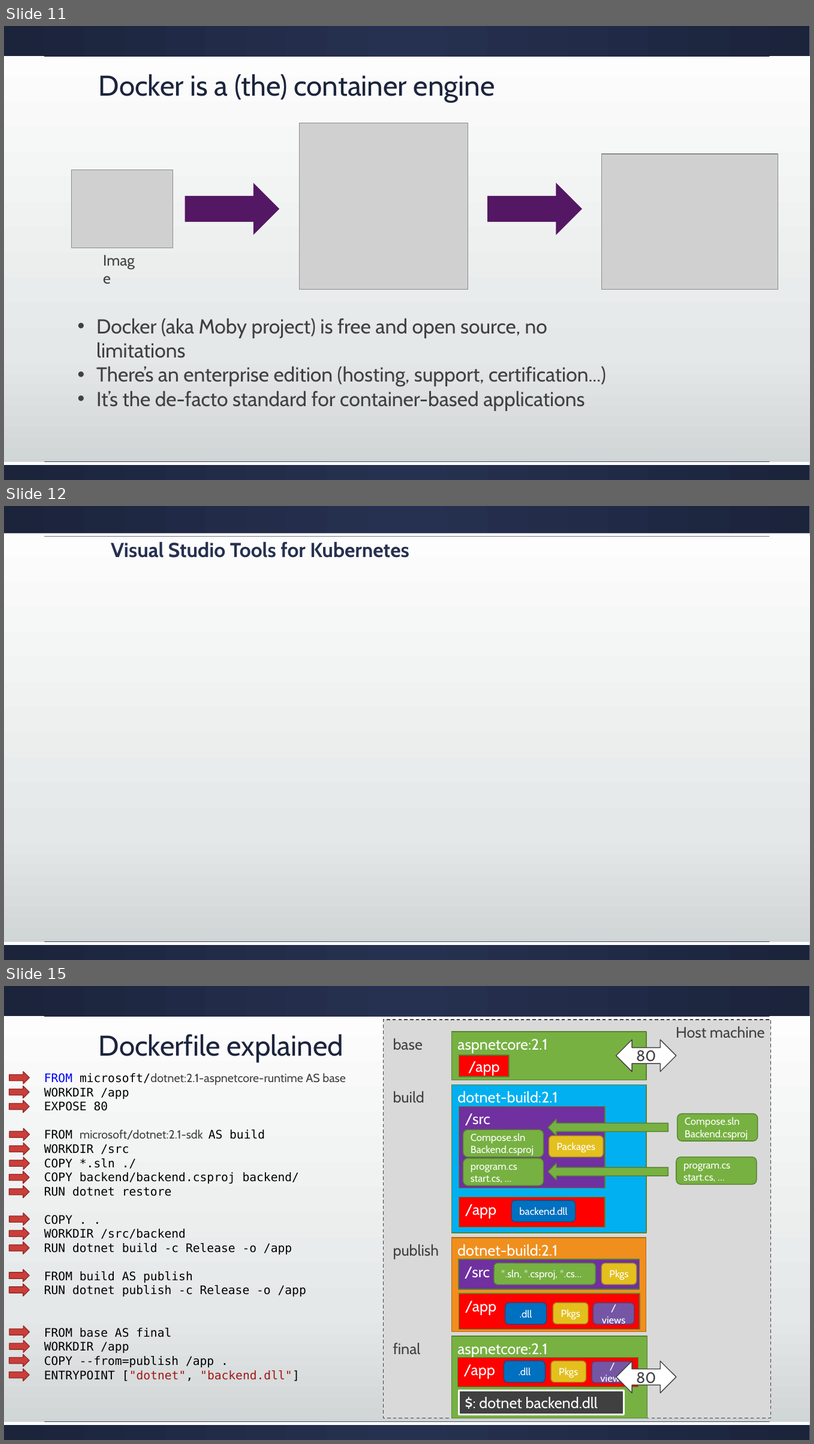
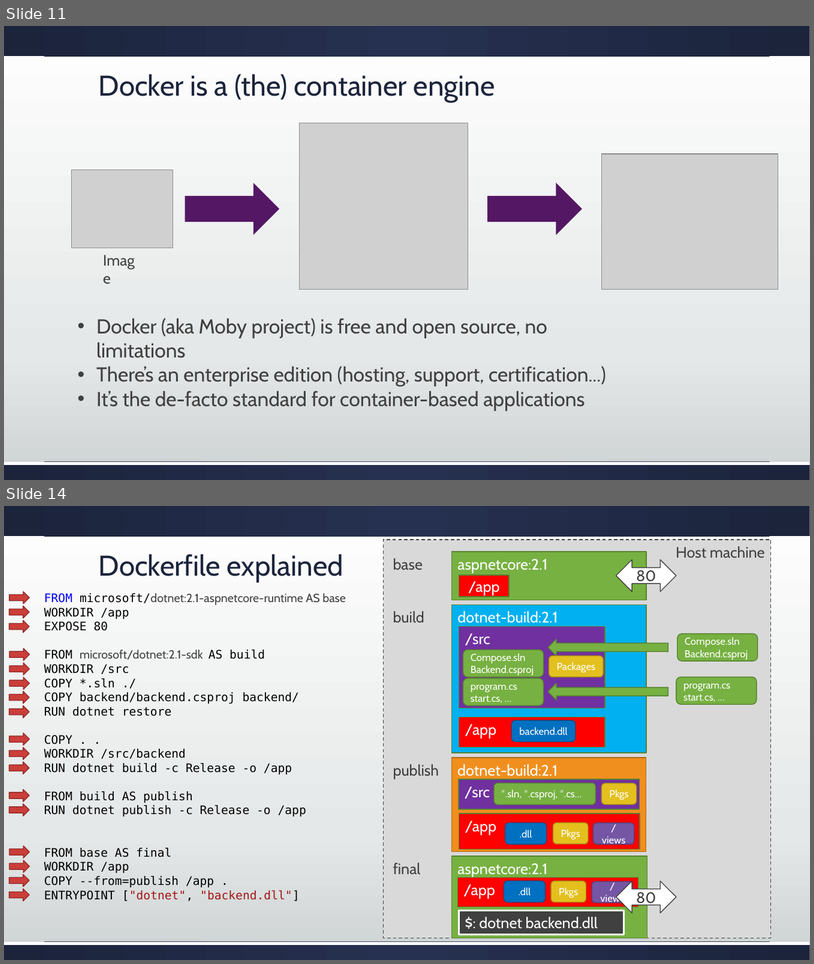
Before and after one commit to geffzhang/DockerStarted, a slide deck: dotnetcoredockerk8s.pptx. Shown one above the other, each under a label of ours: slides 11, 12 and 15 before the commit, slides 11 and 14 after it; the slides between them are not shown. The pictures are 814x1444 and 814x964 pixels, drawn with LibreOffice and Linux fonts; fonts in the diff are those of the drawing; grey boxes stand for pictures. Boxes give left, top, right and bottom in pixels: in the first picture for what was removed or moved away, otherwise in the second. Text is boxed around its words. In the diff, an @@ line names an element or a change of style, - is before the commit and + after.

```diff
--- a/dotnetcoredockerk8s.pptx
+++ b/dotnetcoredockerk8s.pptx
@@ slide 12 removed at (4,506,810,960), background gradient #FFFFFF to #E5E8E8 to #CDD2D2; not listed: 3 template elements that a slide beside it also shows @@
@@ rectangle removed at (4,533,810,536) @@
@@ text removed at (111,541,409,558) @@
-Visual Studio Tools for Kubernetes
@@ what was slide 15 is now slide 14 @@
```
Also in this commit, not shown: 1 slide changed, 1 slide added, 1 other slide removed.
